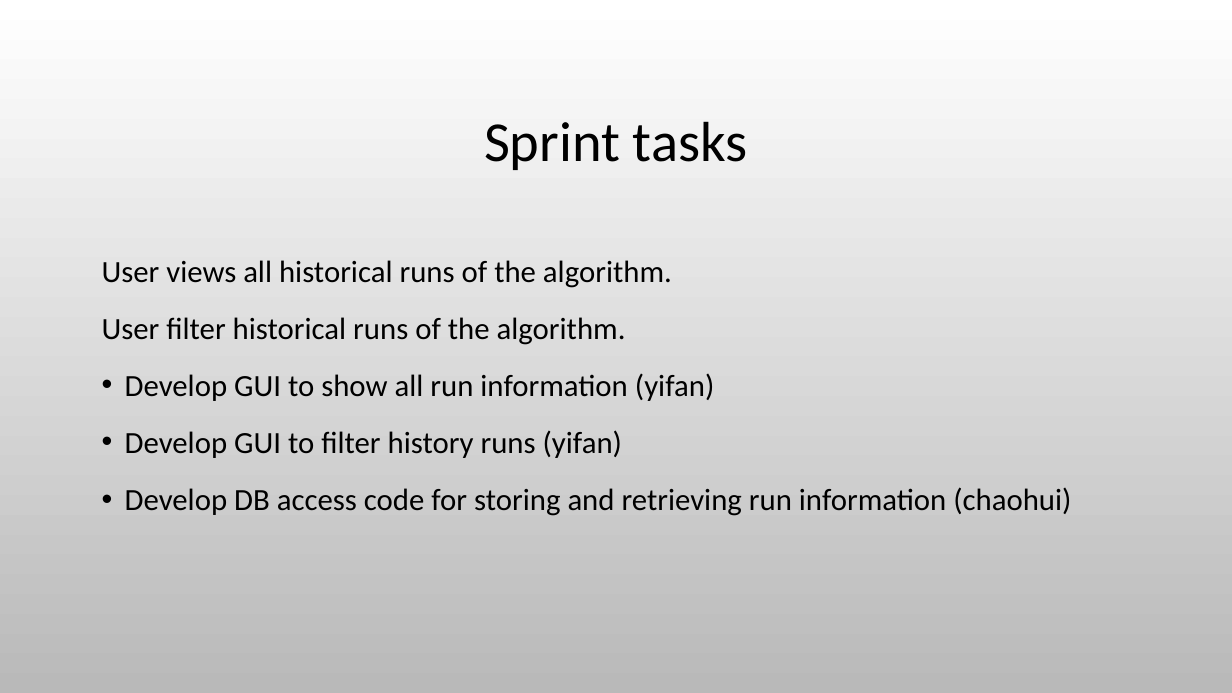
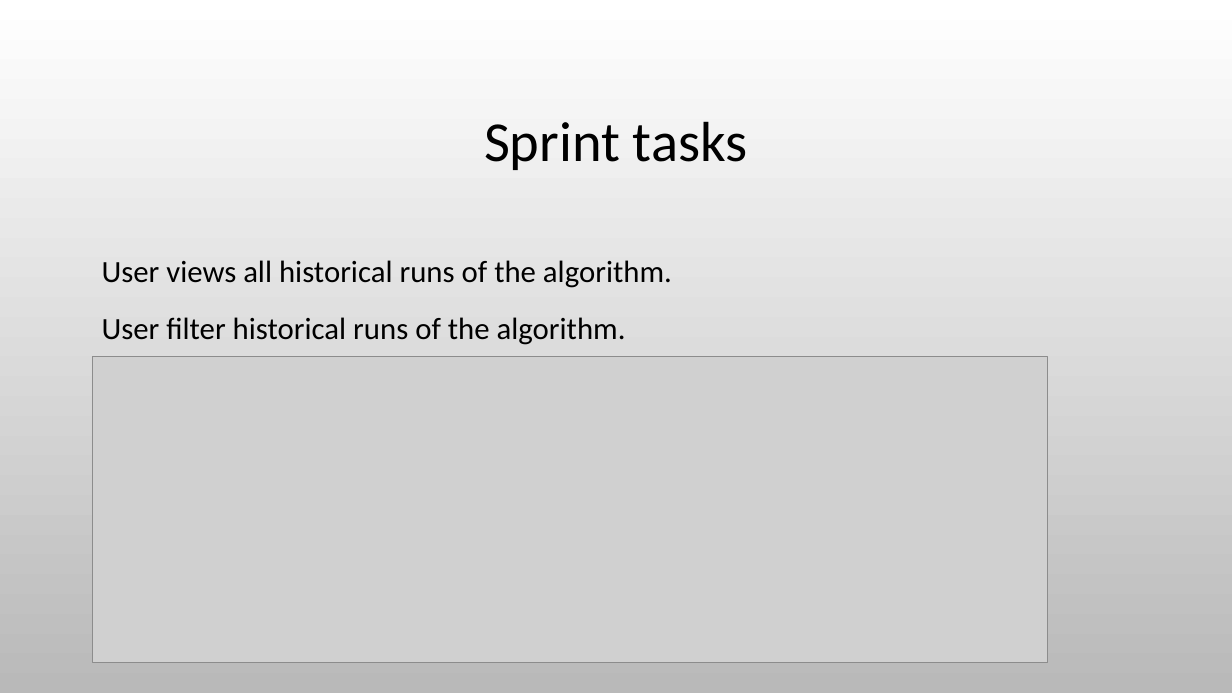
Before and after one commit to 2012215434/CS744, a slide deck: slide 7 of documents/Presentation3.pptx. Drawn at 1232x693 pixels with LibreOffice and Linux fonts; fonts in the diff are those of the drawing; grey boxes stand for pictures; background and template pictures are left out. Boxes give left, top, right and bottom in pixels: in the first picture for what was removed or moved away, otherwise in the second. Text is boxed around its words. In the diff, an @@ line names an element or a change of style, - is before the commit and + after.

Commit message:
update PPT

```diff
--- a/documents/Presentation3.pptx
+++ b/documents/Presentation3.pptx
@@ picture added at (92,357,1047,664) @@
@@ text at (125,373,1071,516): paragraphs removed @@
-• Develop GUI to show all run information (yifan)
-• Develop GUI to filter history runs (yifan)
-• Develop DB access code for storing and retrieving run information (chaohui)
```
Also in this commit, not shown: 2 other slides changed, 2 other files.
